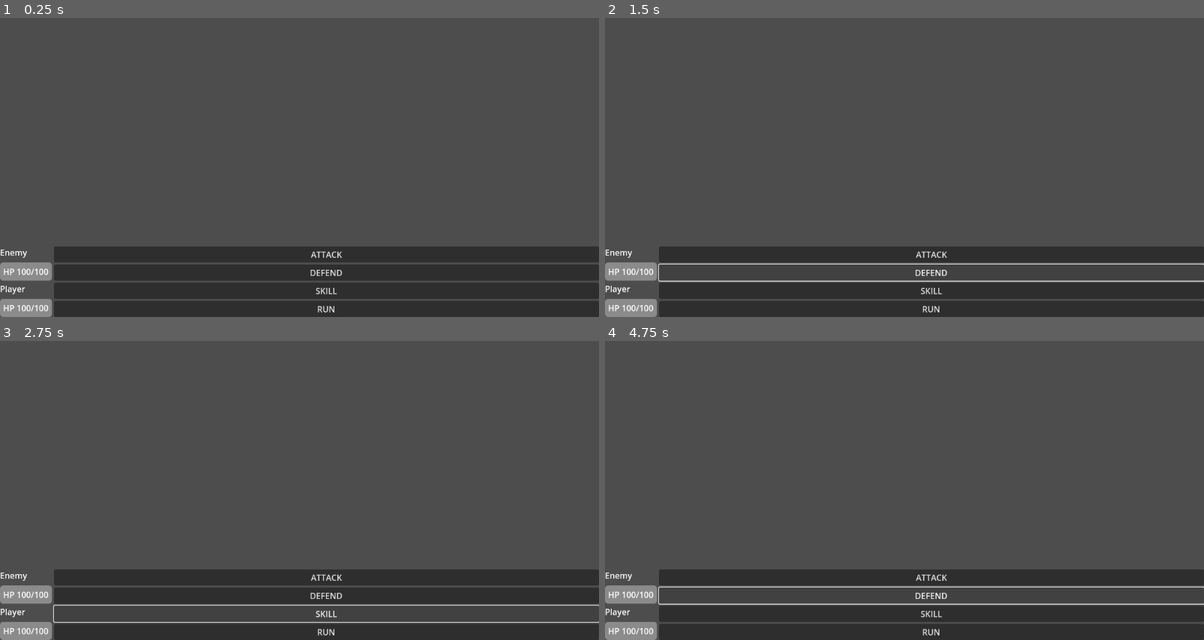
Above: before the commit, frames 1-4 (two rows, left to right).
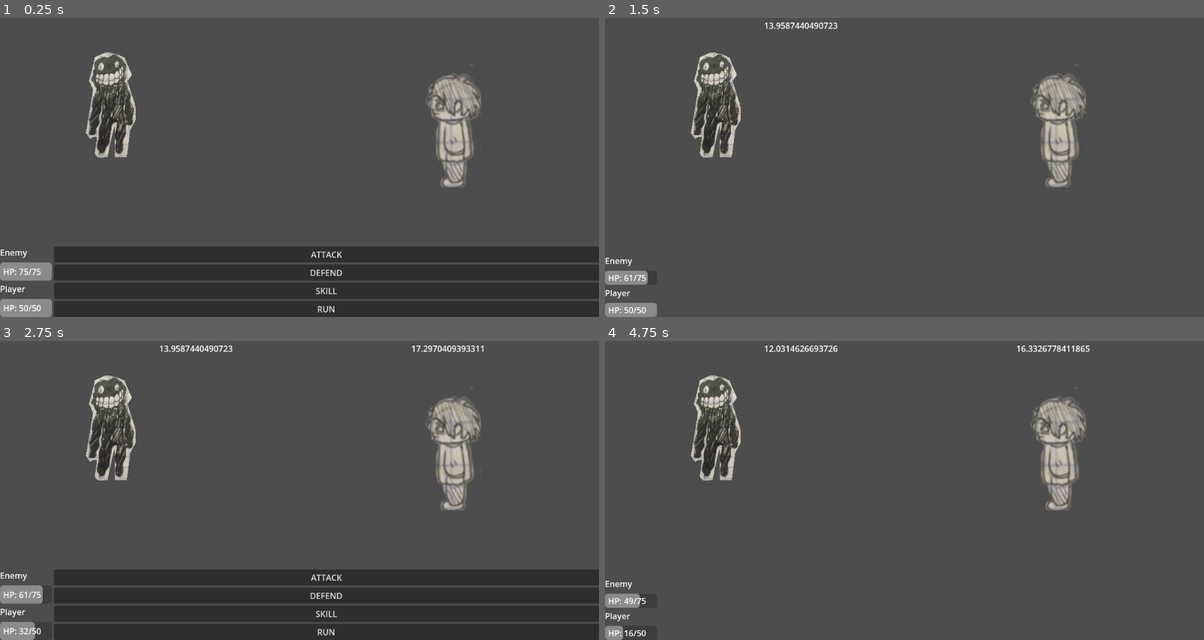
Above: after the commit, the same moments.

Repository: CoffeeLiqueurStudio/ShizGameBattleSystem
Game: Godot game, scene res://scenes/battle_controller/battle_controller.tscn
The game is run twice, just before and just after one commit, with the same random seed, the same clock (stepped at 60 frames per second) and the same inputs. The project has no main scene, so this scene is started directly.
Inputs (mouse positions are in pixels of both pictures, inside the frame that each line leads up to):
- Up to frame 1 (0.25 s): no input
- Up to frame 2 (1.5 s): click "ATTACK" at 0.5 s; click (934, 272) at 1.25 s, where only the run before the commit has a clickable "DEFEND"
- Up to frame 3 (2.75 s): click (329, 613) at 2 s, where only the run before the commit has a clickable "SKILL"
- Up to frame 4 (4.75 s): click "RUN" at 2.75 s; click "ATTACK" at 3.5 s; click (934, 595) at 4.25 s, where only the run before the commit has a clickable "DEFEND"

The runs differ from the first frame. In frame 1, 3.7% of the frame differs, in the area x 2-81%, y 11-99%; in frame 2, 20%; in frame 3, 5.1%; in frame 4, 20%, in the area x 0-100%, y 1-100%.

Commit message:
added bse of battle system with attack and defense

Diff:
--- /dev/null
+++ b/resources/enemy1_res.tres
@@ -0,0 +1,14 @@
+[gd_resource type="Resource" load_steps=3 format=3 uid="uid://dlfrrdy0ntn28"]
+
+[ext_resource type="Script" uid="uid://xngq5011yp8h" path="res://scripts/enemy_res/enemy_res.gd" id="1_y6kko"]
+[ext_resource type="Texture2D" uid="uid://jo5y8qhkj1tv" path="res://assets/enemy/enemy.png" id="2_moytf"]
+
+[resource]
+script = ExtResource("1_y6kko")
+texture = ExtResource("2_moytf")
+max_hp = 75.0
+current_hp = 75.0
+min_damage = 15.0
+max_damage = 20.0
+defend = 0.0
+is_defending = false
--- /dev/null
+++ b/resources/enemy2_res.tres
@@ -0,0 +1,3 @@
+[gd_resource type="Resource" format=3 uid="uid://dqwedt7o1x1ht"]
+
+[resource]
--- a/resources/enemy_res.tres
+++ /dev/null
@@ -1,6 +0,0 @@
-[gd_resource type="Resource" load_steps=2 format=3 uid="uid://dlfrrdy0ntn28"]
-
-[ext_resource type="Script" uid="uid://xngq5011yp8h" path="res://scripts/enemy_res/enemy_res.gd" id="1_ludxp"]
-
-[resource]
-script = ExtResource("1_ludxp")
--- /dev/null
+++ b/resources/player1_res.tres
@@ -0,0 +1,14 @@
+[gd_resource type="Resource" load_steps=3 format=3 uid="uid://dhtgirieh1fka"]
+
+[ext_resource type="Script" uid="uid://drrnd2hlohit7" path="res://scripts/player_res/player_res.gd" id="1_6ty02"]
+[ext_resource type="Texture2D" uid="uid://dgfgibicigmkq" path="res://assets/player/character_spritesheet.PNG" id="2_f7p3v"]
+
+[resource]
+script = ExtResource("1_6ty02")
+texture = ExtResource("2_f7p3v")
+max_hp = 50.0
+current_hp = 50.0
+min_damage = 10.0
+max_damage = 15.0
+defend = 20.0
+is_defending = false
--- /dev/null
+++ b/resources/player2_res.tres
@@ -0,0 +1,6 @@
+[gd_resource type="Resource" load_steps=2 format=3 uid="uid://dadj4l0fqsc85"]
+
+[ext_resource type="Script" uid="uid://drrnd2hlohit7" path="res://scripts/player_res/player_res.gd" id="1_3u2js"]
+
+[resource]
+script = ExtResource("1_3u2js")
--- a/resources/player_res.tres
+++ /dev/null
@@ -1,6 +0,0 @@
-[gd_resource type="Resource" load_steps=2 format=3 uid="uid://dhtgirieh1fka"]
-
-[ext_resource type="Script" uid="uid://drrnd2hlohit7" path="res://scripts/player_res/player_res.gd" id="1_jb2uo"]
-
-[resource]
-script = ExtResource("1_jb2uo")
--- a/scenes/battle_controller/battle_controller.tscn
+++ b/scenes/battle_controller/battle_controller.tscn
@@ -1,27 +1,242 @@
-[gd_scene load_steps=4 format=3 uid="uid://c6ag7ddkcyei6"]
+[gd_scene load_steps=14 format=3 uid="uid://c6ag7ddkcyei6"]
 
 [ext_resource type="Script" uid="uid://cm4b01hdbacss" path="res://scripts/battle_controller/battle_controller.gd" id="1_2110m"]
-[ext_resource type="Script" uid="uid://uxemds756scx" path="res://scripts/player_celll/player_cell.gd" id="2_oyadi"]
-[ext_resource type="Script" uid="uid://cvmnv1b4i3usb" path="res://scripts/enemy_celll/enemy_cell.gd" id="3_kie5r"]
+[ext_resource type="Script" uid="uid://uxemds756scx" path="res://scripts/player_cells/player1_cell.gd" id="2_oyadi"]
+[ext_resource type="Script" uid="uid://cvmnv1b4i3usb" path="res://scripts/enemy_cells/enemy1_cell.gd" id="3_kie5r"]
+[ext_resource type="Resource" uid="uid://dhtgirieh1fka" path="res://resources/player1_res.tres" id="4_7cp38"]
+[ext_resource type="Resource" uid="uid://dlfrrdy0ntn28" path="res://resources/enemy1_res.tres" id="5_gxvkc"]
+
+[sub_resource type="Animation" id="Animation_gxvkc"]
+resource_name = "Enemy1Cell_take_damage"
+length = 0.3
+tracks/0/type = "value"
+tracks/0/imported = false
+tracks/0/enabled = true
+tracks/0/path = NodePath("Enemy1Cell:position")
+tracks/0/interp = 1
+tracks/0/loop_wrap = true
+tracks/0/keys = {
+"times": PackedFloat32Array(0, 0.103918, 0.205799),
+"transitions": PackedFloat32Array(1, 1, 1),
+"update": 0,
+"values": [Vector2(192, 256), Vector2(214, 256), Vector2(188, 255)]
+}
+
+[sub_resource type="Animation" id="Animation_7cp38"]
+resource_name = "Player1Cell_take_damage"
+length = 0.6
+tracks/0/type = "value"
+tracks/0/imported = false
+tracks/0/enabled = true
+tracks/0/path = NodePath("Player1Cell:position")
+tracks/0/interp = 1
+tracks/0/loop_wrap = true
+tracks/0/keys = {
+"times": PackedFloat32Array(0, 0.133333, 0.333333, 0.5),
+"transitions": PackedFloat32Array(1, 1, 1, 1),
+"update": 0,
+"values": [Vector2(879, 256), Vector2(863, 256), Vector2(896, 256), Vector2(877, 256)]
+}
+
+[sub_resource type="Animation" id="Animation_pmild"]
+length = 0.001
+tracks/0/type = "value"
+tracks/0/imported = false
+tracks/0/enabled = true
+tracks/0/path = NodePath("Player1Cell:position")
+tracks/0/interp = 1
+tracks/0/loop_wrap = true
+tracks/0/keys = {
+"times": PackedFloat32Array(0),
+"transitions": PackedFloat32Array(1),
+"update": 0,
+"values": [Vector2(879, 256)]
+}
+tracks/1/type = "value"
+tracks/1/imported = false
+tracks/1/enabled = true
+tracks/1/path = NodePath("Enemy1Cell:position")
+tracks/1/interp = 1
+tracks/1/loop_wrap = true
+tracks/1/keys = {
+"times": PackedFloat32Array(0),
+"transitions": PackedFloat32Array(1),
+"update": 0,
+"values": [Vector2(192, 256)]
+}
+tracks/2/type = "value"
+tracks/2/imported = false
+tracks/2/enabled = true
+tracks/2/path = NodePath("CanvasLayer/PlayerDamageLabel:scale")
+tracks/2/interp = 1
+tracks/2/loop_wrap = true
+tracks/2/keys = {
+"times": PackedFloat32Array(0),
+"transitions": PackedFloat32Array(1),
+"update": 0,
+"values": [Vector2(1, 1)]
+}
+tracks/3/type = "value"
+tracks/3/imported = false
+tracks/3/enabled = true
+tracks/3/path = NodePath("CanvasLayer/PlayerDamageLabel:text")
+tracks/3/interp = 1
+tracks/3/loop_wrap = true
+tracks/3/keys = {
+"times": PackedFloat32Array(0),
+"transitions": PackedFloat32Array(1),
+"update": 1,
+"values": [""]
+}
+tracks/4/type = "value"
+tracks/4/imported = false
+tracks/4/enabled = true
+tracks/4/path = NodePath("CanvasLayer/EnemyDamageLabel:text")
+tracks/4/interp = 1
+tracks/4/loop_wrap = true
+tracks/4/keys = {
+"times": PackedFloat32Array(0),
+"transitions": PackedFloat32Array(1),
+"update": 1,
+"values": [""]
+}
+tracks/5/type = "value"
+tracks/5/imported = false
+tracks/5/enabled = true
+tracks/5/path = NodePath("CanvasLayer/EnemyDamageLabel:scale")
+tracks/5/interp = 1
+tracks/5/loop_wrap = true
+tracks/5/keys = {
+"times": PackedFloat32Array(0),
+"transitions": PackedFloat32Array(1),
+"update": 0,
+"values": [Vector2(1, 1)]
+}
+
+[sub_resource type="AnimationLibrary" id="AnimationLibrary_pmild"]
+_data = {
+&"Enemy1Cell_take_damage": SubResource("Animation_gxvkc"),
+&"Player1Cell_take_damage": SubResource("Animation_7cp38"),
+&"RESET": SubResource("Animation_pmild")
+}
+
+[sub_resource type="Animation" id="Animation_su470"]
+length = 0.001
+tracks/0/type = "value"
+tracks/0/imported = false
+tracks/0/enabled = true
+tracks/0/path = NodePath("CanvasLayer/EnemyDamageLabel:scale")
+tracks/0/interp = 1
+tracks/0/loop_wrap = true
+tracks/0/keys = {
+"times": PackedFloat32Array(0),
+"transitions": PackedFloat32Array(1),
+"update": 0,
+"values": [Vector2(1, 1)]
+}
+tracks/1/type = "value"
+tracks/1/imported = false
+tracks/1/enabled = true
+tracks/1/path = NodePath("CanvasLayer/EnemyDamageLabel:text")
+tracks/1/interp = 1
+tracks/1/loop_wrap = true
+tracks/1/keys = {
+"times": PackedFloat32Array(0),
+"transitions": PackedFloat32Array(1),
+"update": 1,
+"values": [""]
+}
+tracks/2/type = "value"
+tracks/2/imported = false
+tracks/2/enabled = true
+tracks/2/path = NodePath("CanvasLayer/PlayerDamageLabel:text")
+tracks/2/interp = 1
+tracks/2/loop_wrap = true
+tracks/2/keys = {
+"times": PackedFloat32Array(0),
+"transitions": PackedFloat32Array(1),
+"update": 1,
+"values": [""]
+}
+
+[sub_resource type="Animation" id="Animation_cvn1i"]
+resource_name = "Player1Cell_damage"
+length = 2.0
+tracks/0/type = "value"
+tracks/0/imported = false
+tracks/0/enabled = true
+tracks/0/path = NodePath("CanvasLayer/PlayerDamageLabel:text")
+tracks/0/interp = 1
+tracks/0/loop_wrap = true
+tracks/0/keys = {
+"times": PackedFloat32Array(1.96667),
+"transitions": PackedFloat32Array(1),
+"update": 1,
+"values": [""]
+}
+
+[sub_resource type="Animation" id="Animation_uph8t"]
+resource_name = "Enemy1Cell_damage"
+length = 2.0
+tracks/0/type = "value"
+tracks/0/imported = false
+tracks/0/enabled = true
+tracks/0/path = NodePath("CanvasLayer/EnemyDamageLabel:scale")
+tracks/0/interp = 1
+tracks/0/loop_wrap = true
+tracks/0/keys = {
+"times": PackedFloat32Array(0),
+"transitions": PackedFloat32Array(1),
+"update": 0,
+"values": [Vector2(1, 1)]
+}
+tracks/1/type = "value"
+tracks/1/imported = false
+tracks/1/enabled = true
+tracks/1/path = NodePath("CanvasLayer/EnemyDamageLabel:text")
+tracks/1/interp = 1
+tracks/1/loop_wrap = true
+tracks/1/keys = {
+"times": PackedFloat32Array(2),
+"transitions": PackedFloat32Array(1),
+"update": 1,
+"values": [""]
+}
+
+[sub_resource type="AnimationLibrary" id="AnimationLibrary_su470"]
+_data = {
+&"Enemy1Cell_damage": SubResource("Animation_uph8t"),
+&"Player1Cell_damage": SubResource("Animation_cvn1i"),
+&"RESET": SubResource("Animation_su470")
+}
 
 [node name="BattleController" type="Node2D"]
 script = ExtResource("1_2110m")
-
-[node name="PlayerCell" type="Node2D" parent="." groups=["player"]]
-position = Vector2(995, 235)
+player1_res = ExtResource("4_7cp38")
+enemy1_res = ExtResource("5_gxvkc")
+
+[node name="Player1Cell" type="Node2D" parent="." groups=["player"]]
+position = Vector2(879, 256)
 script = ExtResource("2_oyadi")
-
-[node name="Sprite2D" type="Sprite2D" parent="PlayerCell"]
-
-[node name="EnemyCell" type="Node2D" parent="." groups=["enemy"]]
-position = Vector2(128, 227)
+player_res = ExtResource("4_7cp38")
+
+[node name="Sprite2D" type="Sprite2D" parent="Player1Cell"]
+hframes = 13
+frame = 11
+
+[node name="Enemy1Cell" type="Node2D" parent="." groups=["enemy"]]
+position = Vector2(192, 256)
 script = ExtResource("3_kie5r")
-
-[node name="Sprite2D" type="Sprite2D" parent="EnemyCell"]
+enemy_res = ExtResource("5_gxvkc")
+
+[node name="Sprite2D" type="Sprite2D" parent="Enemy1Cell"]
+scale = Vector2(0.2, 0.2)
+region_enabled = true
+region_rect = Rect2(0, 0, 688, 1512)
 
 [node name="CanvasLayer" type="CanvasLayer" parent="."]
 
-[node name="HBoxContainer2" type="HBoxContainer" parent="CanvasLayer"]
+[node name="HBoxContainer" type="HBoxContainer" parent="CanvasLayer"]
 anchors_preset = 12
 anchor_top = 1.0
 anchor_right = 1.0
@@ -30,15 +245,15 @@
 grow_horizontal = 2
 grow_vertical = 0
 
-[node name="HBoxContainer" type="VBoxContainer" parent="CanvasLayer/HBoxContainer2"]
-layout_mode = 2
-
-[node name="Label" type="Label" parent="CanvasLayer/HBoxContainer2/HBoxContainer"]
+[node name="HpContainer" type="VBoxContainer" parent="CanvasLayer/HBoxContainer"]
+layout_mode = 2
+
+[node name="Label" type="Label" parent="CanvasLayer/HBoxContainer/HpContainer"]
 custom_minimum_size = Vector2(100, 27)
 layout_mode = 2
 text = "Enemy"
 
-[node name="EnemyProgressBar" type="ProgressBar" parent="CanvasLayer/HBoxContainer2/HBoxContainer"]
+[node name="Enemy1ProgressBar" type="ProgressBar" parent="CanvasLayer/HBoxContainer/HpContainer"]
 custom_minimum_size = Vector2(100, 27)
 layout_mode = 2
 size_flags_vertical = 3
@@ -46,7 +261,7 @@
 value = 100.0
 show_percentage = false
 
-[node name="Label" type="Label" parent="CanvasLayer/HBoxContainer2/HBoxContainer/EnemyProgressBar"]
+[node name="Label" type="Label" parent="CanvasLayer/HBoxContainer/HpContainer/Enemy1ProgressBar"]
 layout_mode = 1
 anchors_preset = 8
 anchor_left = 0.5
@@ -61,12 +276,12 @@
 grow_vertical = 2
 text = "HP 100/100"
 
-[node name="Label2" type="Label" parent="CanvasLayer/HBoxContainer2/HBoxContainer"]
+[node name="Label2" type="Label" parent="CanvasLayer/HBoxContainer/HpContainer"]
 custom_minimum_size = Vector2(100, 27)
 layout_mode = 2
 text = "Player"
 
-[node name="PlayerProgressBar2" type="ProgressBar" parent="CanvasLayer/HBoxContainer2/HBoxContainer"]
+[node name="Player1ProgressBar" type="ProgressBar" parent="CanvasLayer/HBoxContainer/HpContainer"]
 custom_minimum_size = Vector2(100, 27)
 layout_mode = 2
 size_flags_vertical = 3
@@ -74,7 +289,7 @@
 value = 100.0
 show_percentage = false
 
-[node name="Label" type="Label" parent="CanvasLayer/HBoxContainer2/HBoxContainer/PlayerProgressBar2"]
+[node name="Label" type="Label" parent="CanvasLayer/HBoxContainer/HpContainer/Player1ProgressBar"]
 layout_mode = 1
 anchors_preset = 8
 anchor_left = 0.5
@@ -89,26 +304,51 @@
 grow_vertical = 2
 text = "HP 100/100"
 
-[node name="VBoxContainer" type="VBoxContainer" parent="CanvasLayer/HBoxContainer2"]
+[node name="ActionContainer" type="VBoxContainer" parent="CanvasLayer/HBoxContainer"]
 layout_mode = 2
 size_flags_horizontal = 3
 
-[node name="ATTACK_Button" type="Button" parent="CanvasLayer/HBoxContainer2/VBoxContainer"]
+[node name="ATTACK_Button" type="Button" parent="CanvasLayer/HBoxContainer/ActionContainer"]
 custom_minimum_size = Vector2(100, 27)
 layout_mode = 2
 text = "ATTACK"
 
-[node name="DEFEND_Button" type="Button" parent="CanvasLayer/HBoxContainer2/VBoxContainer"]
+[node name="DEFEND_Button" type="Button" parent="CanvasLayer/HBoxContainer/ActionContainer"]
 custom_minimum_size = Vector2(100, 27)
 layout_mode = 2
 text = "DEFEND"
 
-[node name="SKILL_Button" type="Button" parent="CanvasLayer/HBoxContainer2/VBoxContainer"]
+[node name="SKILL_Button" type="Button" parent="CanvasLayer/HBoxContainer/ActionContainer"]
 custom_minimum_size = Vector2(100, 27)
 layout_mode = 2
 text = "SKILL"
 
-[node name="RUN_Button" type="Button" parent="CanvasLayer/HBoxContainer2/VBoxContainer"]
+[node name="RUN_Button" type="Button" parent="CanvasLayer/HBoxContainer/ActionContainer"]
 custom_minimum_size = Vector2(100, 27)
 layout_mode = 2
 text = "RUN"
+
+[node name="EnemyDamageLabel" type="Label" parent="CanvasLayer"]
+offset_left = 306.0
+offset_top = 75.0
+offset_right = 346.0
+offset_bottom = 98.0
+
+[node name="PlayerDamageLabel" type="Label" parent="CanvasLayer"]
+offset_left = 791.0
+offset_top = 75.0
+offset_right = 831.0
+offset_bottom = 98.0
+
+[node name="AnimationPlayer" type="AnimationPlayer" parent="."]
+libraries = {
+&"": SubResource("AnimationLibrary_pmild")
+}
+
+[node name="AnimationPlayerText" type="AnimationPlayer" parent="."]
+libraries = {
+&"": SubResource("AnimationLibrary_su470")
+}
+
+[connection signal="pressed" from="CanvasLayer/HBoxContainer/ActionContainer/ATTACK_Button" to="." method="_on_attack_button_pressed"]
+[connection signal="pressed" from="CanvasLayer/HBoxContainer/ActionContainer/DEFEND_Button" to="." method="_on_defend_button_pressed"]
--- a/scripts/battle_controller/battle_controller.gd
+++ b/scripts/battle_controller/battle_controller.gd
@@ -1 +1,53 @@
 extends Node2D
+@onready var enemy1_progress_bar: ProgressBar = $CanvasLayer/HBoxContainer/HpContainer/Enemy1ProgressBar
+@onready var player1_progress_bar: ProgressBar = $CanvasLayer/HBoxContainer/HpContainer/Player1ProgressBar
+@onready var action_container: VBoxContainer = $CanvasLayer/HBoxContainer/ActionContainer
+@onready var animation_player: AnimationPlayer = $AnimationPlayer
+
+@export var player1_res: Resource = null
+@export var enemy1_res: Resource = null
+
+var active_enemy
+var active_player
+enum states {PLAYER_TURN, ENEMY_TURN}
+var active_state = states.PLAYER_TURN
+var rng = RandomNumberGenerator.new()
+
+func _ready() -> void:
+	action_container.hide()
+	active_enemy = get_tree().get_first_node_in_group("enemy")
+	active_player = get_tree().get_first_node_in_group("player")
+
+func _physics_process(delta: float) -> void:
+	match active_state:
+		states.PLAYER_TURN:
+			action_container.show()
+		states.ENEMY_TURN:
+			action_container.hide()
+
+func set_health(progress_bar, health, max_health):
+	progress_bar.value = health
+	progress_bar.max_value = max_health
+	progress_bar.get_node("Label").text = "HP: %d/%d" % [health, max_health]
+
+func player_turn():
+	action_container.show()
+
+func enemy_turn():
+	if active_state == states.ENEMY_TURN:
+		active_player.take_damage(rng.randf_range(active_enemy.enemy_res.min_damage, active_enemy.enemy_res.max_damage))
+		await get_tree().create_timer(1).timeout
+		active_state = states.PLAYER_TURN
+		player_turn()
+func _on_attack_button_pressed() -> void:
+	if active_state == states.PLAYER_TURN:
+		active_enemy.take_damage(rng.randf_range(active_player.player_res.min_damage, active_player.player_res.max_damage))
+		active_state = states.ENEMY_TURN
+		await get_tree().create_timer(1).timeout
+		enemy_turn()
+func _on_defend_button_pressed() -> void:
+	if active_state == states.PLAYER_TURN:
+		active_player.player_res.is_defending = true
+		active_state = states.ENEMY_TURN
+		await get_tree().create_timer(1).timeout
+		enemy_turn()
--- a/scripts/enemy_celll/enemy_cell.gd
+++ /dev/null
@@ -1 +0,0 @@
-extends Node2D
--- /dev/null
+++ b/scripts/enemy_cells/enemy1_cell.gd
@@ -0,0 +1,23 @@
+extends Node2D
+
+@export var enemy_res: Resource = null
+@onready var sprite_2d: Sprite2D = $Sprite2D
+@onready var enemy_1_progress_bar: ProgressBar = $"../CanvasLayer/HBoxContainer/HpContainer/Enemy1ProgressBar"
+@onready var animation_player: AnimationPlayer = $"../AnimationPlayer"
+@onready var enemy_damage_label: Label = $"../CanvasLayer/EnemyDamageLabel"
+@onready var animation_player_text: AnimationPlayer = $"../AnimationPlayerText"
+
+func _ready() -> void:
+	sprite_2d.texture = enemy_res.texture
+	set_health(enemy_1_progress_bar, enemy_res.current_hp, enemy_res.max_hp)
+
+func take_damage(damage):
+	enemy_res.current_hp = max(0, enemy_res.current_hp - damage)
+	set_health(enemy_1_progress_bar, enemy_res.current_hp, enemy_res.max_hp)
+	enemy_damage_label.text = str(damage)
+	animation_player_text.play(str(name)+"_damage")
+
+func set_health(progress_bar, health, max_health):
+	progress_bar.value = health
+	progress_bar.max_value = max_health
+	progress_bar.get_node("Label").text = "HP: %d/%d" % [health, max_health]
--- a/scripts/enemy_res/enemy_res.gd
+++ b/scripts/enemy_res/enemy_res.gd
@@ -1 +1,9 @@
 extends Resource
+
+@export var texture: Texture = null
+@export var max_hp: float = 0.0
+@export var current_hp: float = 0.0
+@export var min_damage: float = 0.0
+@export var max_damage: float = 0.0
+@export var defend: float = 0.0
+@export var is_defending: bool = false
--- a/scripts/player_celll/player_cell.gd
+++ /dev/null
@@ -1 +0,0 @@
-extends Node2D
--- /dev/null
+++ b/scripts/player_cells/player1_cell.gd
@@ -0,0 +1,28 @@
+extends Node2D
+
+@export var player_res: Resource = null
+@onready var sprite_2d: Sprite2D = $Sprite2D
+@onready var player_1_progress_bar: ProgressBar = $"../CanvasLayer/HBoxContainer/HpContainer/Player1ProgressBar"
+@onready var animation_player: AnimationPlayer = $"../AnimationPlayer"
+@onready var player_damage_label: Label = $"../CanvasLayer/PlayerDamageLabel"
+@onready var animation_player_text: AnimationPlayer = $"../AnimationPlayerText"
+
+func _ready() -> void:
+	sprite_2d.texture = player_res.texture
+	set_health(player_1_progress_bar, player_res.current_hp, player_res.max_hp)
+func take_damage(damage):
+	if player_res.is_defending == true:
+		damage = max(0, damage - player_res.defend/2)
+		player_res.is_defending = false
+		player_damage_label.text = str(damage)
+		animation_player_text.play(str(name)+"_damage")
+	else:
+		pass
+	player_res.current_hp = max(0, player_res.current_hp - damage)
+	set_health(player_1_progress_bar, player_res.current_hp, player_res.max_hp)
+	player_damage_label.text = str(damage)
+	animation_player_text.play(str(name)+"_damage")
+func set_health(progress_bar, health, max_health):
+	progress_bar.value = health
+	progress_bar.max_value = max_health
+	progress_bar.get_node("Label").text = "HP: %d/%d" % [health, max_health]
--- a/scripts/player_res/player_res.gd
+++ b/scripts/player_res/player_res.gd
@@ -1 +1,9 @@
 extends Resource
+
+@export var texture: Texture = null
+@export var max_hp: float = 0.0
+@export var current_hp: float = 0.0
+@export var min_damage: float = 0.0
+@export var max_damage: float = 0.0
+@export var defend: float = 0.0
+@export var is_defending: bool = false
Binary file added: assets/enemy/enemy.png
Not shown, added: assets/enemy/enemy.png.import
Binary file added: assets/enemy/enemy1.PNG
Not shown, added: assets/enemy/enemy1.PNG.import
Binary file added: assets/player/character_spritesheet.PNG
Not shown, added: assets/player/character_spritesheet.PNG.import
Renamed: scripts/enemy_celll/enemy_cell.gd.uid -> scripts/enemy_cells/enemy1_cell.gd.uid
Renamed: scripts/player_celll/player_cell.gd.uid -> scripts/player_cells/player1_cell.gd.uid
